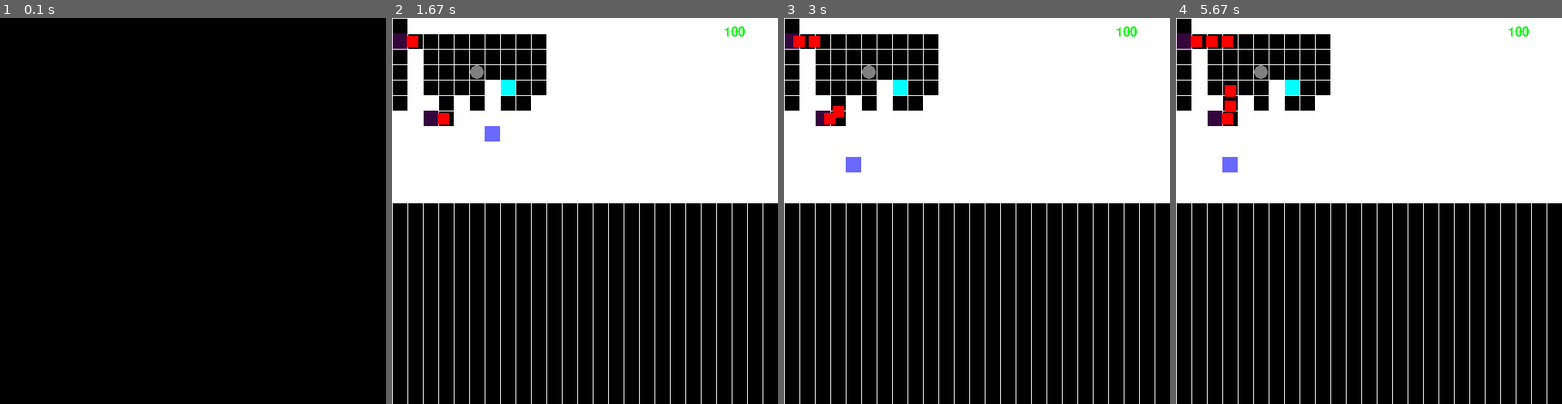
Above: before the commit, frames 1-4 (left to right).
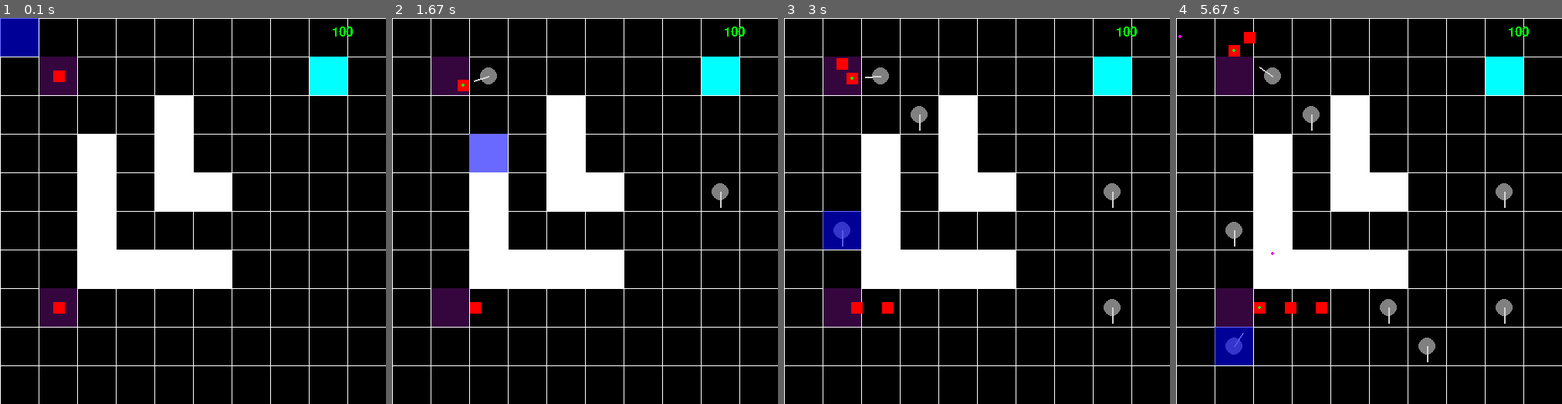
Above: after the commit, the same moments.

Repository: slalomsquid/Tower-Defence
Game: pygame game, started from main.py
Two runs of this game, one before a commit and one after it. Both use one fixed random seed, a clock stepped at 60 frames per second and the inputs below.
Inputs (mouse positions are in pixels of both pictures, inside the frame that each line leads up to):
- Up to frame 1 (0.1 s): no input
- Up to frame 2 (1.67 s): click (708, 199) at 0.4 s; click (465, 299) at 0.73 s; click (484, 68) at 1.07 s; click (492, 133) at 1.4 s
- Up to frame 3 (3 s): click (977, 257) at 1.73 s; click (922, 129) at 2.07 s; click (1112, 311) at 2.4 s; click (849, 249) at 2.73 s
- Up to frame 4 (5.67 s): click (1257, 137) at 3.07 s; click (1276, 280) at 3.4 s; click (1507, 299) at 3.73 s; click (1253, 353) at 4.07 s; click (1249, 234) at 4.4 s; click (1392, 319) at 4.73 s; click (1438, 338) at 5.07 s; click (1233, 346) at 5.4 s

The runs differ from the first frame. In frame 1, 18% of the frame differs, in the area x 0-100%, y 0-100%; in frame 2, 47%; in frame 3, 47%; in frame 4, 48%.

Commit message:
too much to name
more things have draw classes, bullets work etc

Diff:
--- a/classes.py
+++ b/classes.py
@@ -1,7 +1,7 @@
 import pygame, random, pygameUtils, constants, numpy as np
 
 class Enemy():
-    def __init__(self, size, pos : tuple, speed=10):
+    def __init__(self, size, pos : tuple, speed=10, health=100):
         self.rect = pygame.Rect(0, 0, size, size)
         self.rect.center = (0,0)
         """rect x,y is an offset from the center (declared by self.x and y)"""
@@ -12,6 +12,8 @@
         self.height = size
         self.speed = speed
         self.block = [1,4,5,6,7,8]
+        self.health = health
+        self.damage = 10
 
     # def handle_movement(self, dt, array, player):
     #     path : list[tuple] = pygameUtils.find_path(array, (self.y,self.x), (player.y,player.x))
@@ -48,7 +50,7 @@
         player_rect_pos = pygameUtils.get_centre_pos_from_idx((target.x, target.y), constants.GRID_SIZE)
         # return [pygameUtils.get_centre_pos_from_idx(next_coord, constants.GRID_SIZE), current_rect_pos, player_rect_pos]
 
-        new_rect_pos = pygameUtils.move_towards(current_rect_pos, next_pos, self.speed*dt)
+        new_rect_pos = pygameUtils.move_towards(current_rect_pos, next_pos, (self.speed+random.randrange(-10,10))*dt)
 
         # self.rect.centerx, self.rect.centery = tuple(pygameUtils.get_difference(new_rect_pos, current_rect_pos))
 
@@ -79,6 +81,12 @@
         # return [new_rect_pos]
         # next_rect_pos = pygameUtils.move_towards(np.array(self.rect.centerx, self.rect.centery), np.array(player.))
 
+    def draw(self):
+        surf : pygame.Surface = pygame.Surface((constants.WIDTH, constants.HEIGHT), pygame.SRCALPHA)
+        enemy_rect = self.rect.copy()
+        enemy_rect.centerx, enemy_rect.centery = np.array(pygameUtils.get_centre_pos_from_idx((self.x, self.y), constants.GRID_SIZE)) + np.array([self.rect.centerx, self.rect.centery])
+        pygame.draw.rect(surf, constants.RED, enemy_rect)
+        return surf
 
 class Player():
     def __init__(self, size, pos : tuple):
@@ -98,42 +106,153 @@
             print("yya")
 
 class Spawner():
-    def __init__(self, pos, frequency, delay):
+    def __init__(self, pos, frequency, max_enemies, delay=0):
         self.pos = pos
         self.frequency : float = frequency
         self.time_since_last : float = frequency-delay
+        self.enemies_released : int = 0 # trying not to say produced
+        self.max_enemies = max_enemies
 
     def update(self, dt, enemies):
 
-        if self.time_since_last >= self.frequency:
-            self.time_since_last = 0.0
-
-            # enemies.append(Enemy(15, (2, 3), 10))
-            enemies.append(Enemy(15, self.pos, 10))
-
         self.time_since_last += dt
 
+        if self.time_since_last < self.frequency or self.enemies_released >= self.max_enemies:
+            return
+
+        self.time_since_last = 0.0
+
+        enemies.append(Enemy(15, self.pos, 20))
+        self.enemies_released +=1
+
 class Tower():
-    def __init__(self, pos : tuple, health):
-        self.x : int = pos[0]
-        self.y : int = pos[1]
+    def __init__(self, pos : tuple, health, frequency):
+        self.x = pos[0]
+        self.y = pos[1]
         self.rect = pygame.Rect(self.x, self.y, constants.GRID_SIZE, constants.GRID_SIZE)
         self.health = health
 
-    def update(self, dt, enemies):
-
-        pass
+class Bullet():
+    def __init__(self, pos : tuple, size, speed, direction_vector, damage, max_dist=1000):
+        self.pos : tuple = pos
+        self.velocity = np.array(direction_vector * speed)
+        self.damage = damage
+        self.max_dist = max_dist
+        self.speed = speed
+        # seld
+        self.distance_travelled = 0.0
+        self.size = size
+        self.kill = False
+
+    def update(self, dt, enemies : list[Enemy]):
+
+        # self.time_since_last += dt
+
+        # self.time_since_last = 0.0
+
+        self.distance_travelled += self.speed
+
+        self.pos = tuple(np.array(self.pos) + np.array(self.velocity))
+
+        # self.enemies = [
+        #     enemy for enemy in enemies
+        #     if pygameUtils.get_distance_between(tuple(pygameUtils.get_centre_pos_from_idx(enemy.x, enemy.y)), tuple(self.pos)) >= constants.GRID_SIZE
+        # ]
+
+        for enemy in enemies:
+            # enemy_pos = pygameUtils.get_centre_pos_from_idx(enemy.x, enemy.y)
+            enemy_pos = pygameUtils.get_centre_pos_from_idx((enemy.x, enemy.y), constants.GRID_SIZE)
+            if pygameUtils.get_distance_between(tuple(enemy_pos), tuple(self.pos)) < enemy.height:
+                enemies.remove(enemy)
+                self.kill = True
+                break
+
+        if self.distance_travelled >= self.max_dist:
+            self.kill = True
+
+        # Gahh so repetetive, but good, its good right? its so good actually object oriented, thankyou abhisek
 
 class Turret():
-    def __init__(self, coord : tuple, health):
+    def __init__(self, coord : tuple, health, frequency):
         self.x : int = coord[0]
         self.y : int = coord[1]
         self.rect = pygame.Rect(self.x, self.y, constants.GRID_SIZE, constants.GRID_SIZE)
         self.health = health
-
-    def update(self, dt, enemies):
-
-        pass
+        self.frequency : float = frequency
+        self.angle : float = 0.0
+        self.range = 100
+        self.time_since_last = 0.0
+
+    # def update(self, dt, enemies, bullets):
+
+    #     self.time_since_last += dt
+
+    #     if self.time_since_last < self.frequency:
+    #         return
+
+    #     self.time_since_last = 0.0
+
+    #     to_angle = 0
+
+    #     bullets.append(Bullet((self.x, self.y), 10, to_angle, 100))
+
+    def update(self, dt, enemies, bullets):
+            points = []
+            self.time_since_last += dt
+
+            # Get the turret's actual screen position (center of its tile)
+            self.center = pygameUtils.get_centre_pos_from_idx((self.x, self.y), constants.GRID_SIZE)
+
+            target_pos = None
+            distance_to_target = self.range
+
+            for enemy in enemies:
+                # Calculate Enemy Screen Position:
+                # (Grid Center) + (Sub-pixel Rect Offset)
+                enemy_grid_center = pygameUtils.get_centre_pos_from_idx((enemy.x, enemy.y), constants.GRID_SIZE)
+                enemy_pixel_x = enemy_grid_center[0] + enemy.rect.centerx
+                enemy_pixel_y = enemy_grid_center[1] + enemy.rect.centery
+
+                # Calculate distance from Turret Center to Enemy Pixel Position
+                dx = enemy_pixel_x - self.center[0]
+                dy = enemy_pixel_y - self.center[1]
+                # distance = pygameUtils.get_distance_between(dx, dy)
+                distance = pygameUtils.get_distance_between(enemy_grid_center, pygameUtils.get_centre_pos_from_idx((self.x,self.y), constants.GRID_SIZE))
+
+                # Track the closest one within range
+                if distance <= self.range and distance < distance_to_target:
+                    distance_to_target = distance
+                    target_pos = (enemy_pixel_x, enemy_pixel_y)
+
+            # 4. Update Rotation (Tracking)
+            if target_pos:
+                points.append((target_pos[0], target_pos[1]))
+                # Calculate vector from turret to the pixel target
+                rel_x = target_pos[0] - self.center[0]
+                rel_y = target_pos[1] - self.center[1]
+
+                # Update angle so the draw() function reflects the new direction
+                # Assuming vector_to_angle takes (x, y)
+                self.angle = pygameUtils.vector_to_angle((rel_x, rel_y))
+
+                # 5. Shooting Logic
+                if self.time_since_last >= self.frequency:
+                    bullets.append(Bullet(self.center, 2, 10, pygameUtils.angle_to_vector(self.angle), 100))
+                    self.time_since_last = 0.0
+
+            # else:
+            #     self.angle += 10*dt
+
+            return points
+
+    def draw(self):
+        surf : pygame.Surface = pygame.Surface((constants.WIDTH, constants.HEIGHT), pygame.SRCALPHA)
+        target_pos : tuple = pygameUtils.get_centre_pos_from_idx((self.x, self.y), constants.GRID_SIZE)
+        pygame.draw.circle(surf, constants.GREY, target_pos, constants.GRID_SIZE//4-1)
+        # pygame.draw.polygon(surf, constants.LIGHT_GREY+(100,), pygameUtils.create_view_cone_polygon(target_pos, self.angle, 30, self.range))
+        pygame.draw.line(surf, constants.LIGHT_GREY, (target_pos), tuple(pygameUtils.move_at_angle(target_pos, self.angle, 20)), 2)
+        # pygame.draw.circle(surf, constants.DARK_GREY, target_pos+(pygameUtils.angle_to_vector(self.angle)*self.range), 10)
+        return surf
 
 class Cursor():
     def __init__(self, pos : tuple, color : tuple, alpha : int):
@@ -154,14 +273,11 @@
         for spawner in spawners:
             array[y][x] = 4
             path = pygameUtils.find_path(array, (spawner.pos[1], spawner.pos[0]), (tower.y, tower.x), [1,4])
-            # print(path)
             if not path:
                 array[y][x] = 0 # Clean up before leaving lol
                 return
-        turrets.append(Turret(coord, 100))
+        turrets.append(Turret(coord, 100, 1))
         array[y][x] = 4
-        # print(f"placement at {coord}")
-        # print(y)
 
     def update_pos(self, dt, enemies):
 
--- a/constants.py
+++ b/constants.py
@@ -1,11 +1,11 @@
 # This file will not import anything except pygame, only imported by other classes
 import pygame
 
-FPS = 10
+FPS = 20
 WIDTH, HEIGHT = 500, 500
 ORIGIN = [WIDTH//2, HEIGHT//2]
 
-GRID_SIZE : int = 20
+GRID_SIZE : int = 50
 
 BLACK = (0, 0, 0)
 WHITE = (255, 255, 255)
@@ -17,6 +17,7 @@
 DARK_PURPLE = (53, 6, 62)
 GREEN = (0, 255, 0)
 GREY = (128, 128, 128)
+LIGHT_GREY = (211, 211, 211)
 DARK_GREY = (34, 34, 34)
 NONE = (0, 0, 0)
 
--- a/main.py
+++ b/main.py
@@ -1,5 +1,5 @@
 import constants, keybinds, pygame, pygameUtils, numpy as np
-from classes import Enemy, Player, Spawner, Tower, Turret, Cursor
+from classes import Enemy, Player, Spawner, Tower, Turret, Cursor, Bullet
 
 pygame.init()
 clock = pygame.time.Clock()
@@ -8,7 +8,7 @@
 pygame.display.set_caption("Tower defence")
 
 # def draw(array : list[list], enemies : list[Enemy], player : Player, points : list[tuple], money):
-def draw(array : list[list], enemies : list[Enemy], turrets : list[Turret], points : list[tuple], money, cursor : Cursor):
+def draw(array : list[list], enemies : list[Enemy], turrets : list[Turret], bullets : list[Bullet], points : list[tuple], money, cursor : Cursor):
     SCREEN.fill(constants.BLACK)
 
     for row_idx, row in enumerate(array):
@@ -28,15 +28,23 @@
                 #     pygame.draw.circle(SCREEN, constants.GREY, pygameUtils.get_centre_pos_from_idx((col_idx, row_idx), constants.GRID_SIZE), constants.GRID_SIZE//2-1)
 
     for enemy in enemies:
-        # enemy_rect = pygame.Rect(0,0, enemy.width, enemy.height)
-        enemy_rect = enemy.rect.copy()
-        enemy_rect.centerx, enemy_rect.centery = np.array(pygameUtils.get_centre_pos_from_idx((enemy.x, enemy.y), constants.GRID_SIZE)) + np.array([enemy.rect.centerx, enemy.rect.centery])
-        # enemy_rect = pygame.Rect(enemy.x*constants.GRID_SIZE+enemy.rect.x,enemy.y*constants.GRID_SIZE+enemy.rect.y,enemy.rect.w,enemy.rect.h)
-        pygame.draw.rect(SCREEN, constants.RED, enemy_rect)
+        # # enemy_rect = pygame.Rect(0,0, enemy.width, enemy.height)
+        # enemy_rect = enemy.rect.copy()
+        # enemy_rect.centerx, enemy_rect.centery = np.array(pygameUtils.get_centre_pos_from_idx((enemy.x, enemy.y), constants.GRID_SIZE)) + np.array([enemy.rect.centerx, enemy.rect.centery])
+        # # enemy_rect = pygame.Rect(enemy.x*constants.GRID_SIZE+enemy.rect.x,enemy.y*constants.GRID_SIZE+enemy.rect.y,enemy.rect.w,enemy.rect.h)
+        # pygame.draw.rect(SCREEN, constants.RED, enemy_rect)
+
+        surf : pygame.Surface = enemy.draw()
+        SCREEN.blit(surf, (0,0))
 
     for turret in turrets:
-        target_pos = pygameUtils.get_centre_pos_from_idx((turret.x, turret.y), constants.GRID_SIZE)
-        pygame.draw.circle(SCREEN, constants.GREY, target_pos, constants.GRID_SIZE//2-1)
+        # target_pos = pygameUtils.get_centre_pos_from_idx((turret.x, turret.y), constants.GRID_SIZE)
+        # pygame.draw.circle(SCREEN, constants.GREY, target_pos, constants.GRID_SIZE//2-1)
+        surf : pygame.Surface = turret.draw()
+        SCREEN.blit(surf, (0,0))
+
+    for bullet in bullets:
+        pygame.draw.circle(SCREEN, constants.PURPLE, (bullet.pos), 2)
 
     # left here so i dont forget how to make them
     # player_rect = pygame.Rect(player.x*constants.GRID_SIZE+player.rect.x,player.y*constants.GRID_SIZE+player.rect.y,player.rect.w,player.rect.h)
@@ -59,31 +67,73 @@
 
 def main():
 
+    # map_array = [
+    #     [0,1,1,1,1,1,1,1,1,1,1,1,1,1,1,1,1,1,1,1,1,1,1,1,1],
+    #     [2,0,0,0,0,0,0,0,0,0,1,1,1,1,1,1,1,1,1,1,1,1,1,1,1],
+    #     [0,1,0,0,0,0,0,0,0,0,1,1,1,1,1,1,1,1,1,1,1,1,1,1,1],
+    #     [0,1,0,0,0,0,0,0,0,0,1,1,1,1,1,1,1,1,1,1,1,1,1,1,1],
+    #     [0,1,0,0,0,0,1,3,0,0,1,1,1,1,1,1,1,1,1,1,1,1,1,1,1],
+    #     [0,1,1,0,1,0,1,0,0,1,1,1,1,1,1,1,1,1,1,1,1,1,1,1,1],
+    #     [1,1,2,0,1,1,1,1,1,1,1,1,1,1,1,1,1,1,1,1,1,1,1,1,1],
+    #     [1,1,1,1,1,1,1,1,1,1,1,1,1,1,1,1,1,1,1,1,1,1,1,1,1],
+    #     [1,1,1,1,1,1,1,1,1,1,1,1,1,1,1,1,1,1,1,1,1,1,1,1,1],
+    #     [1,1,1,1,1,1,1,1,1,1,1,1,1,1,1,1,1,1,1,1,1,1,1,1,1],
+    #     [1,1,1,1,1,1,1,1,1,1,1,1,1,1,1,1,1,1,1,1,1,1,1,1,1],
+    #     [1,1,1,1,1,1,1,1,1,1,1,1,1,1,1,1,1,1,1,1,1,1,1,1,1]
+    # ]
+
+    # map_array = [
+    #     [0,1,1,1,1,1,1,1,1,1,1,1,1,1,1,1,1,1,1,1,1,1,1,1,1],
+    #     [2,0,0,0,0,0,0,0,0,0,1,1,1,1,1,1,1,1,1,1,1,1,1,1,1],
+    #     [0,1,0,0,0,0,0,0,0,0,1,1,1,1,1,1,1,1,1,1,1,1,1,1,1],
+    #     [0,1,0,0,0,0,0,0,0,0,1,1,1,1,1,1,1,1,1,1,1,1,1,1,1],
+    #     [0,1,0,0,0,0,1,3,0,0,1,1,1,1,1,1,1,1,1,1,1,1,1,1,1],
+    #     [0,1,1,0,1,0,1,0,0,1,1,1,1,1,1,1,1,1,1,1,1,1,1,1,1],
+    #     [1,1,2,0,1,1,1,1,1,1,1,1,1,1,1,1,1,1,1,1,1,1,1,1,1],
+    #     [1,1,1,1,1,1,1,1,1,1,1,1,1,1,1,1,1,1,1,1,1,1,1,1,1],
+    #     [1,1,1,1,1,1,1,1,1,1,1,1,1,1,1,1,1,1,1,1,1,1,1,1,1],
+    #     [1,1,1,1,1,1,1,1,1,1,1,1,1,1,1,1,1,1,1,1,1,1,1,1,1],
+    #     [1,1,1,1,1,1,1,1,1,1,1,1,1,1,1,1,1,1,1,1,1,1,1,1,1],
+    #     [1,1,1,1,1,1,1,1,1,1,1,1,1,1,1,1,1,1,1,1,1,1,1,1,1]
+    # ]
+
+    # map_array = [
+    #     [1,1,1,1,1,1,1,1,1,1],
+    #     [1,2,0,0,1,0,0,0,3,1],
+    #     [1,1,1,0,1,0,1,1,0,1],
+    #     [1,0,0,0,0,0,1,0,0,1],
+    #     [1,0,1,1,1,0,1,0,1,1],
+    #     [1,0,1,2,1,0,0,0,0,1],
+    #     [1,0,1,0,1,1,1,1,0,1],
+    #     [1,0,0,0,0,0,0,1,0,1],
+    #     [1,1,1,1,1,1,0,0,0,1],
+    #     [1,1,1,1,1,1,1,1,1,1]
+    # ]
+
     map_array = [
-        [0,1,1,1,1,1,1,1,1,1,1,1,1,1,1,1,1,1,1,1,1,1,1,1,1],
-        [2,0,0,0,0,0,0,0,0,0,1,1,1,1,1,1,1,1,1,1,1,1,1,1,1],
-        [0,1,0,0,0,0,0,0,0,0,1,1,1,1,1,1,1,1,1,1,1,1,1,1,1],
-        [0,1,0,0,0,0,0,0,0,0,1,1,1,1,1,1,1,1,1,1,1,1,1,1,1],
-        [0,1,0,0,0,0,1,3,0,0,1,1,1,1,1,1,1,1,1,1,1,1,1,1,1],
-        [0,1,1,0,1,0,1,0,0,1,1,1,1,1,1,1,1,1,1,1,1,1,1,1,1],
-        [1,1,2,0,1,1,1,1,1,1,1,1,1,1,1,1,1,1,1,1,1,1,1,1,1],
-        [1,1,1,1,1,1,1,1,1,1,1,1,1,1,1,1,1,1,1,1,1,1,1,1,1],
-        [1,1,1,1,1,1,1,1,1,1,1,1,1,1,1,1,1,1,1,1,1,1,1,1,1],
-        [1,1,1,1,1,1,1,1,1,1,1,1,1,1,1,1,1,1,1,1,1,1,1,1,1],
-        [1,1,1,1,1,1,1,1,1,1,1,1,1,1,1,1,1,1,1,1,1,1,1,1,1],
-        [1,1,1,1,1,1,1,1,1,1,1,1,1,1,1,1,1,1,1,1,1,1,1,1,1]
+        [0,0,0,0,0,0,0,0,0,0],
+        [0,2,0,0,0,0,0,0,3,0],
+        [0,0,0,0,1,0,0,0,0,0],
+        [0,0,1,0,1,0,0,0,0,0],
+        [0,0,1,0,1,1,0,0,0,0],
+        [0,0,1,0,0,0,0,0,0,0],
+        [0,0,1,1,1,1,0,0,0,0],
+        [0,2,0,0,0,0,0,0,0,0],
+        [0,0,0,0,0,0,0,0,0,0],
+        [0,0,0,0,0,0,0,0,0,0]
     ]
 
     spawners : list[Spawner] = []
 
-    tower = Tower((0,0), 100)
+    tower = Tower((0,0), 100, 1)
 
     for row_idx, row in enumerate(map_array):
         for col_idx, item in enumerate(row):
             match item:
                 case 2:
-                    spawners.append(Spawner((col_idx, row_idx), 2, 0))
+                    spawners.append(Spawner((col_idx, row_idx), 2, 100, 0))
                 case 3:
+                    # towers.append(Tower((col_idx, row_idx), 100, 10))
                     tower.x, tower.y = col_idx, row_idx
 
 
@@ -91,6 +141,8 @@
     enemies : list[Enemy] = []
 
     turrets : list[Turret] = []
+
+    bullets : list[Bullet] = []
 
     # player = Player(10, (8, 4))
 
@@ -151,10 +203,17 @@
 
         for enemy in enemies:
             if ans := enemy.handle_movement(delta_time, map_array, tower):
-                # print(ans)
                 points += ans
 
-        draw(map_array, enemies, turrets, points, money, cursor)
+        for turret in turrets:
+            points += turret.update(delta_time, enemies, bullets)
+
+        for bullet in bullets:
+            bullet.update(delta_time, enemies)
+
+        bullets[:] = [b for b in bullets if not getattr(b, 'kill', False)]
+
+        draw(map_array, enemies, turrets, bullets, points, money, cursor)
 
 if __name__ == "__main__":
     main()
--- a/pygameUtils.py
+++ b/pygameUtils.py
@@ -81,7 +81,7 @@
     displacement = dir * velocity
     return vect + displacement
 
-def move_at_angle(vect, angle, velocity):
+def move_at_angle(vect, angle : float, velocity : float):
     dir = angle_to_vector(angle)
     displacement = dir * velocity
     # return np.array(vect + displacement, dtype=object)
@@ -236,17 +236,17 @@
     # Use a small epsilon for float precision
     return abs(total_area - (area1 + area2 + area3)) < 0.1
 
-def create_view_cone_polygon(self):
-    view_left = self.rotation - self.fov/2
-    view_right = self.rotation + self.fov/2
+def create_view_cone_polygon(pos, rotation, fov, range):
+    view_left = rotation - fov/2
+    view_right = rotation + fov/2
 
     view_left_direction = angle_to_vector(view_left)
     view_right_direction = angle_to_vector(view_right)
 
     points = [
-        (self.x, self.y),
-        (self.x + view_left_direction[0]*self.view_distance, self.y + view_left_direction[1]*self.view_distance),
-        (self.x + view_right_direction[0]*self.view_distance, self.y + view_right_direction[1]*self.view_distance)
+        (pos[0], pos[1]),
+        (pos[0] + view_left_direction[0]*range, pos[1] + view_left_direction[1]*range),
+        (pos[0] + view_right_direction[0]*range, pos[1] + view_right_direction[1]*range)
     ]
     return points
 
Not shown, changed: .gitignore
